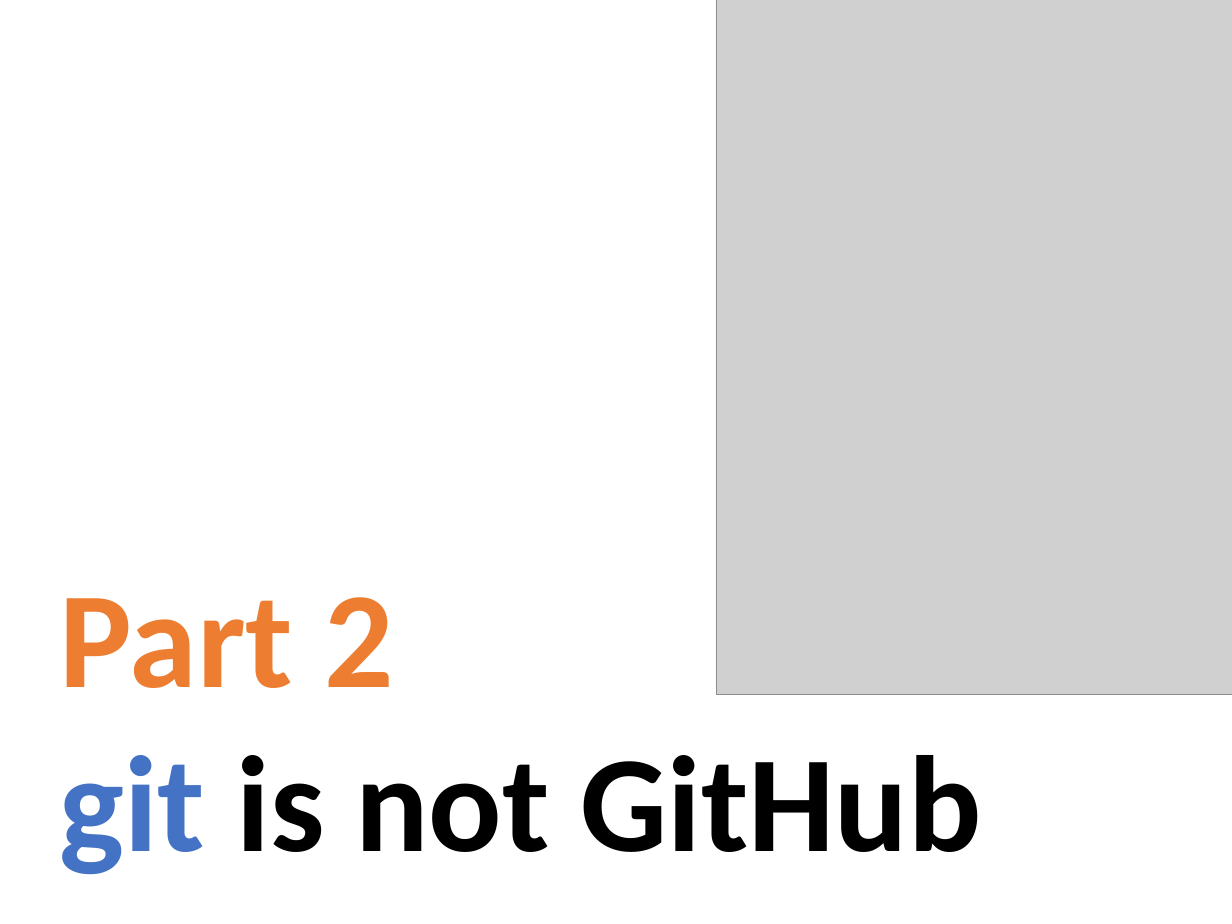
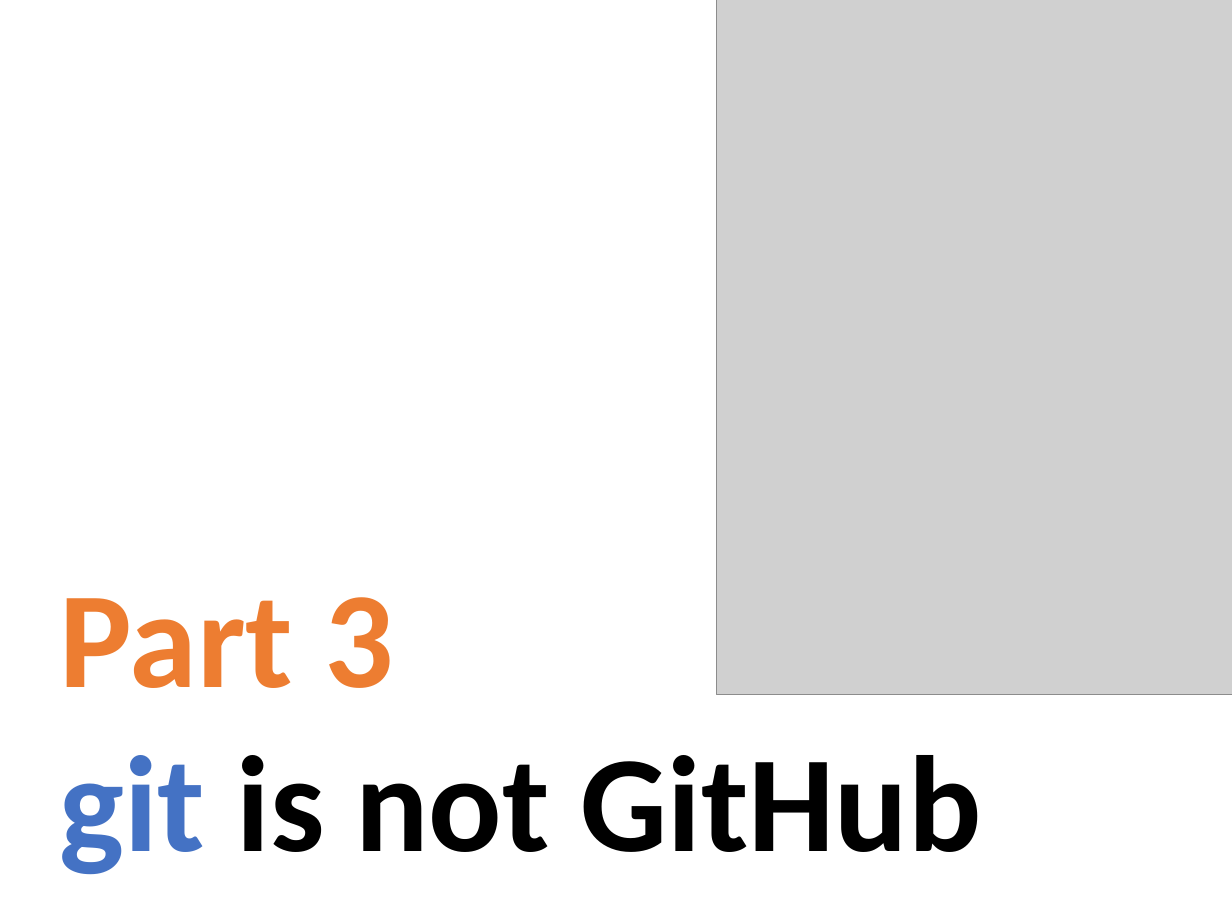
Before and after one commit to matsubara0507/learn-you-a-git-for-great-good, a slide deck: slide 2 of slide/part3.pptx. Drawn at 1232x924 pixels with LibreOffice and Linux fonts; fonts in the diff are those of the drawing; grey boxes stand for pictures. Boxes give left, top, right and bottom in pixels: in the first picture for what was removed or moved away, otherwise in the second. Text is boxed around its words. In the diff, an @@ line names an element or a change of style, - is before the commit and + after.

```diff
--- a/slide/part3.pptx
+++ b/slide/part3.pptx
@@ title at box(60, 597, 982, 874): text changed @@
-Part 2
-git is not GitHub
+Part 3
+git is not GitHub
```
Also in this commit, not shown: 4 other slides changed, 2 slides added, 1 other file.
